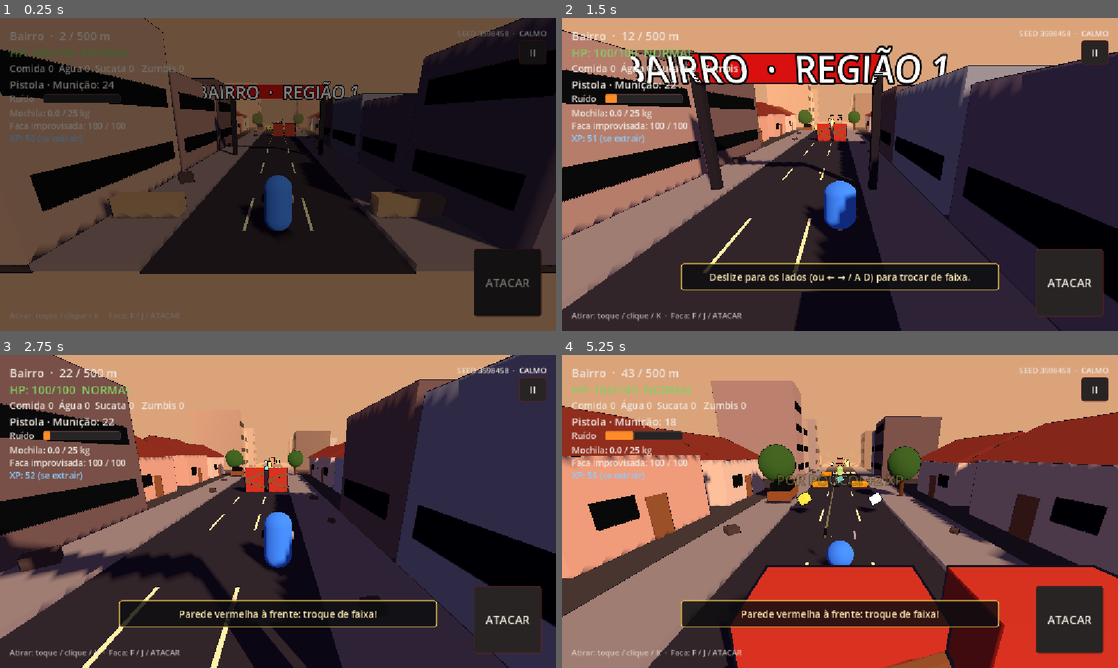
Above: before the commit, frames 1-4 (two rows, left to right).
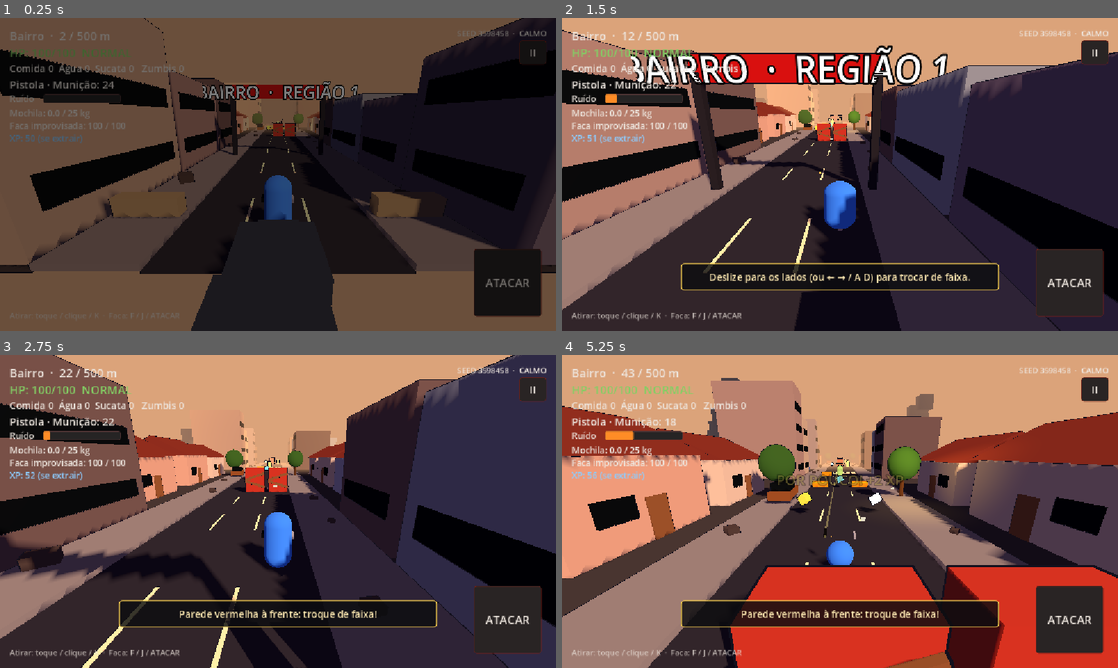
Above: after the commit, the same moments.

Repository: labiel1jr/RedShelterGodot
Game: Godot game, scene res://scenes/run.tscn
Two runs of this game, one before a commit and one after it. Both use one fixed random seed, a clock stepped at 60 frames per second and the inputs below. This scene is started directly instead of the project's main scene.
Inputs (mouse positions are in pixels of both pictures, inside the frame that each line leads up to):
- Up to frame 1 (0.25 s): no input
- Up to frame 2 (1.5 s): tap Enter at 0.5 s; move the mouse to (962, 158) at 0.52 s; hold Right 0.53-1.25 s; tap H at 0.6 s; click (962, 158) at 0.67 s; tap Space at 0.77 s; drag from (728, 190) to (812, 237) at 1.27 s
- Up to frame 3 (2.75 s): move the mouse to (333, 442) at 2.02 s; hold Right from 2.03 s (still down); tap J at 2.1 s
- Up to frame 4 (5.25 s): release Right at 2.75 s; drag from (812, 574) to (673, 464) at 2.77 s; move the mouse to (1006, 558) at 3.52 s; hold Left 3.53-4.25 s; tap Enter at 3.6 s; tap Space at 3.77 s; drag from (673, 464) to (756, 433) at 4.27 s; move the mouse to (867, 511) at 5.02 s; hold Down from 5.03 s (still down); tap Q at 5.1 s; click (867, 511) at 5.17 s

The runs differ from the first frame. In frame 1, 4.5% of the frame differs, in the area x 34-61%, y 62-100%; in frame 2, 0.1%; in frame 3, 0.1%; in frame 4, 2.2%.

Commit message:
Fase 16 / J3: ambiente da expedição (papéis, fumaça, lâmpada piscando, chuva)
- AmbientFx segue a personagem com poucas partículas: papéis voando, colunas de
  fumaça ao longe, lâmpada de calçada com defeito piscando
- chuva leve em 25% das expedições, sorteada pela seed (sol mais fraco)
- GDD 0.9.9

Co-Authored-By: Claude Opus 5.5 <noreply@anthropic.com>

Diff:
--- a/scenes/run.gd
+++ b/scenes/run.gd
@@ -92,6 +92,11 @@
 	# Seção 23 do GDD: a seed determina chunks, obstáculos, loot, zumbis e
 	# eventos.
 	expedition_seed = GameManager.take_expedition_seed()
+	# Seção 66 (J3): papéis, fumaça, lâmpada piscando e às vezes chuva.
+	var ambient := AmbientFx.new()
+	ambient.name = "AmbientFx"
+	ambient.setup(player, expedition_seed, $DirectionalLight3D)
+	add_child(ambient)
 	# Seção 47: voltando ao local da morte, a mesma seed refaz a mesma rota e
 	# a mochila espera no ponto exato.
 	var gm_bag: Dictionary = GameManager.death_bag
--- /dev/null
+++ b/scripts/expedition/ambient_fx.gd
@@ -0,0 +1,138 @@
+class_name AmbientFx
+extends Node3D
+
+## Ambiente da expedição (seção 66 do GDD, J3): papéis voando, fumaça ao
+## longe, lâmpada piscando na calçada e chuva leve em algumas expedições.
+## Tudo segue a personagem e usa poucas partículas (celular).
+
+## Chance de chover numa expedição (sorteada pela seed: a mesma seed
+## repete o tempo).
+static var rain_chance := 0.25
+const PAPER_COLOR := Color(0.9, 0.87, 0.78)
+const SMOKE_COLOR := Color(0.22, 0.21, 0.25)
+
+var raining := false
+var _player: Node3D
+var _papers: CPUParticles3D
+var _rain: CPUParticles3D
+var _smokes: Array[CPUParticles3D] = []
+var _lamp: OmniLight3D
+var _lamp_time := 0.0
+var _rng := RandomNumberGenerator.new()
+
+
+## `sun`: a luz do sol, mais fraca quando chove.
+func setup(player: Node3D, expedition_seed: int, sun: DirectionalLight3D) -> void:
+	_player = player
+	_rng.seed = expedition_seed ^ 0x5EED
+	raining = _rng.randf() < rain_chance
+	if raining and sun:
+		sun.light_energy *= 0.6
+
+
+func _ready() -> void:
+	_papers = _particles(6, 6.0, _quad(Vector2(0.28, 0.2), PAPER_COLOR))
+	_papers.emission_box_extents = Vector3(7.0, 0.3, 18.0)
+	_papers.direction = Vector3(1, 0.4, 0)
+	_papers.spread = 40.0
+	_papers.initial_velocity_min = 1.0
+	_papers.initial_velocity_max = 2.5
+	_papers.gravity = Vector3(0, -0.25, 0)
+	_papers.angular_velocity_min = -180.0
+	_papers.angular_velocity_max = 180.0
+
+	for side in [-1.0, 1.0]:
+		var smoke := _particles(14, 7.0, _box(1.6, SMOKE_COLOR))
+		smoke.emission_box_extents = Vector3(0.8, 0.2, 0.8)
+		smoke.direction = Vector3(0.2, 1, 0)
+		smoke.spread = 10.0
+		smoke.initial_velocity_min = 1.2
+		smoke.initial_velocity_max = 2.0
+		smoke.gravity = Vector3(0.3, 0.4, 0)
+		smoke.scale_amount_min = 0.8
+		smoke.scale_amount_max = 2.2
+		smoke.set_meta(&"side", side)
+		_smokes.append(smoke)
+
+	_lamp = OmniLight3D.new()
+	_lamp.light_color = Color(1.0, 0.82, 0.5)
+	_lamp.omni_range = 7.0
+	_lamp.shadow_enabled = false
+	add_child(_lamp)
+	_place_lamp()
+
+	if raining:
+		var drop := _box(1.0, Color(0.7, 0.8, 1.0, 0.45))
+		(drop as BoxMesh).size = Vector3(0.025, 0.6, 0.025)
+		_rain = _particles(220, 0.9, drop)
+		_rain.emission_box_extents = Vector3(12.0, 0.5, 16.0)
+		_rain.direction = Vector3(0.1, -1, 0)
+		_rain.spread = 2.0
+		_rain.initial_velocity_min = 16.0
+		_rain.initial_velocity_max = 20.0
+		_rain.gravity = Vector3.ZERO
+
+
+func _process(delta: float) -> void:
+	if not is_instance_valid(_player):
+		return
+	var p := _player.global_position
+	_papers.global_position = Vector3(0, 0.6, p.z - 14.0)
+	if _rain:
+		_rain.global_position = Vector3(p.x, p.y + 12.0, p.z - 8.0)
+	for smoke in _smokes:
+		# Coluna fixa no mundo, longe da pista; quando fica para trás, vai
+		# para a frente de novo.
+		if not smoke.has_meta(&"z") or smoke.get_meta(&"z") > p.z + 10.0:
+			smoke.set_meta(&"z", p.z - _rng.randf_range(70.0, 110.0))
+			smoke.global_position = Vector3(smoke.get_meta(&"side") * _rng.randf_range(16.0, 28.0), 6.0, smoke.get_meta(&"z"))
+	if _lamp.global_position.z > p.z + 6.0:
+		_place_lamp()
+	# Piscar de lâmpada com defeito: quase sempre acesa, com apagões curtos.
+	_lamp_time -= delta
+	if _lamp_time <= 0.0:
+		var off := _lamp.light_energy > 0.1
+		_lamp.light_energy = 0.0 if off else _rng.randf_range(1.6, 2.4)
+		_lamp_time = _rng.randf_range(0.04, 0.15) if off else _rng.randf_range(0.2, 1.8)
+
+
+func _place_lamp() -> void:
+	var z := (_player.global_position.z if is_instance_valid(_player) else 0.0) - _rng.randf_range(35.0, 60.0)
+	_lamp.global_position = Vector3((-1.0 if _rng.randf() < 0.5 else 1.0) * 5.2, 4.2, z)
+
+
+func _particles(amount: int, lifetime: float, mesh: Mesh) -> CPUParticles3D:
+	var p := CPUParticles3D.new()
+	p.amount = amount
+	p.lifetime = lifetime
+	p.mesh = mesh
+	p.local_coords = false
+	p.emission_shape = CPUParticles3D.EMISSION_SHAPE_BOX
+	p.preprocess = lifetime
+	add_child(p)
+	return p
+
+
+func _box(size: float, color: Color) -> BoxMesh:
+	var mesh := BoxMesh.new()
+	mesh.size = Vector3.ONE * size
+	mesh.material = _material(color)
+	return mesh
+
+
+func _quad(size: Vector2, color: Color) -> QuadMesh:
+	var mesh := QuadMesh.new()
+	mesh.size = size
+	var material := _material(color)
+	material.cull_mode = BaseMaterial3D.CULL_DISABLED
+	mesh.material = material
+	return mesh
+
+
+func _material(color: Color) -> StandardMaterial3D:
+	var material := StandardMaterial3D.new()
+	material.albedo_color = color
+	material.shading_mode = BaseMaterial3D.SHADING_MODE_UNSHADED
+	if color.a < 1.0:
+		material.transparency = BaseMaterial3D.TRANSPARENCY_ALPHA
+	return material
Not shown, changed: docs/GDD.md
